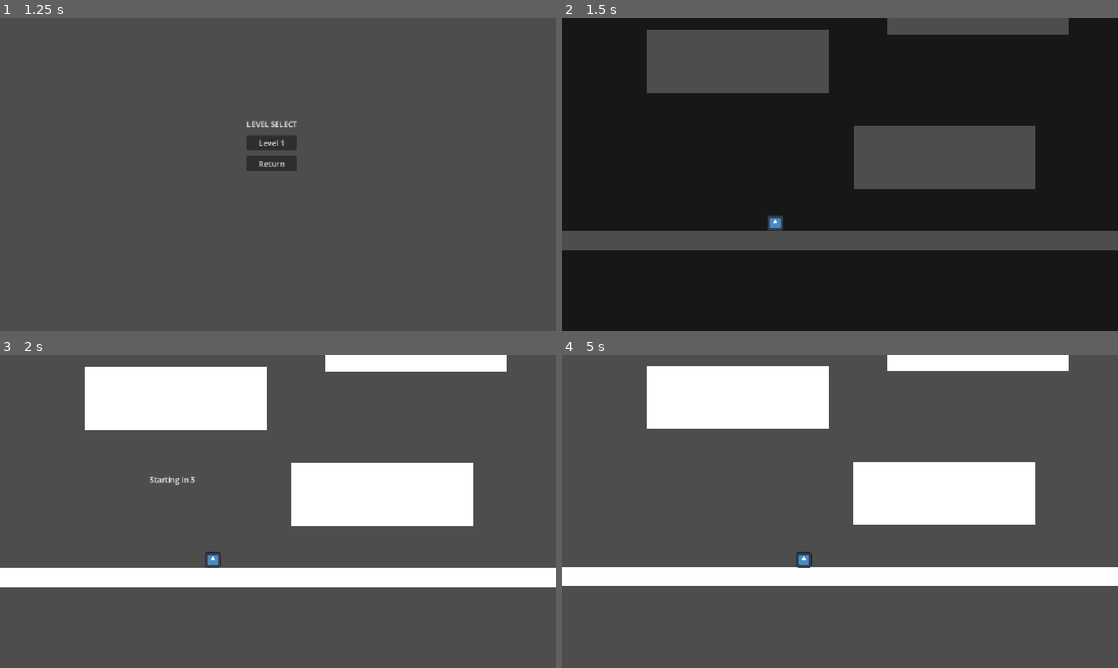
Above: before the commit, frames 1-4 (two rows, left to right).
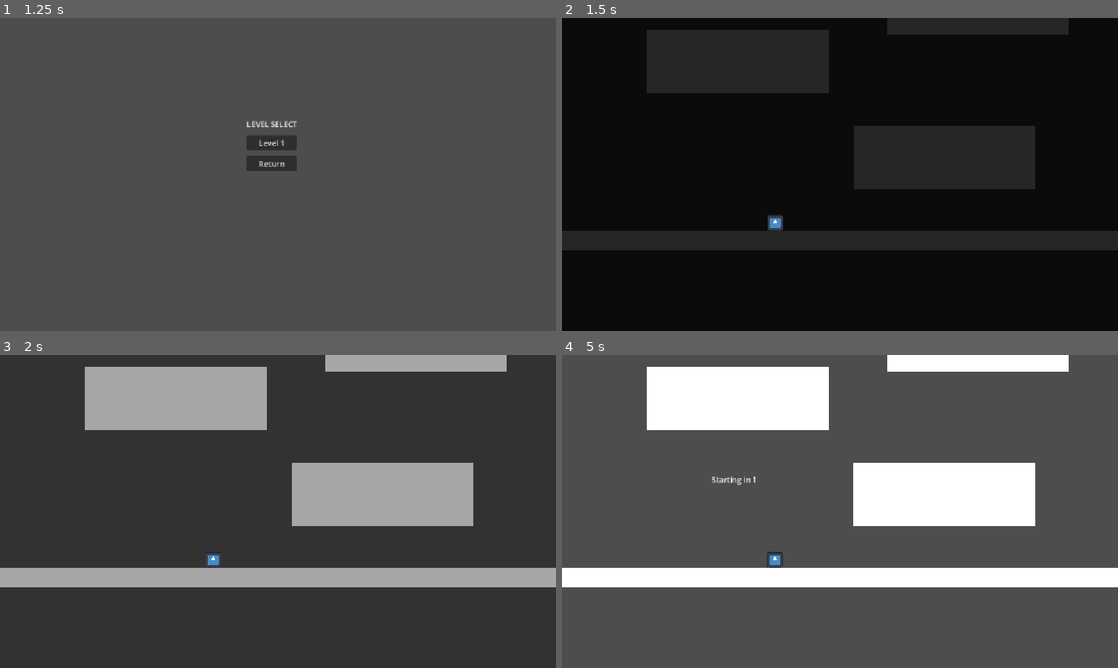
Above: after the commit, the same moments.

Repository: blocks1245/icecubes-gmtk-2026
Game: Godot game, scene res://Scenes/main_menu.tscn
The game is run twice, just before and just after one commit, with the same random seed, the same clock (stepped at 60 frames per second) and the same inputs. The engine's default icon, where the game draws it, is replaced by a stand-in: a white triangle on a blue panel in a dark square.
Inputs:
- Up to frame 1 (1.25 s): click "Level Select" at 0.5 s
- Up to frame 2 (1.5 s): click "Level 1" at 1.25 s
- Up to frame 3 (2 s): no input
- Up to frame 4 (5 s): tap Enter (ui_accept) at 2, 2.27, 2.75, 3.02, 3.5, 4.25, 4.52 s

Frame 1 is identical in both runs. In frame 2, 21% of the frame differs, in the area x 0-100%, y 0-75%; in frame 3, 100%, in the area x 0-100%, y 0-100%; in frame 4, 1.4%.

Commit message:
end timer and countdown

Diff:
--- a/Scenes/level.tscn
+++ b/Scenes/level.tscn
@@ -19,7 +19,6 @@
 
 [sub_resource type="Animation" id="Animation_6phgx"]
 resource_name = "Fade_from_black"
-length = 0.5
 tracks/0/type = "value"
 tracks/0/imported = false
 tracks/0/enabled = true
@@ -27,7 +26,7 @@
 tracks/0/interp = 1
 tracks/0/loop_wrap = true
 tracks/0/keys = {
-"times": PackedFloat32Array(0, 0.5),
+"times": PackedFloat32Array(0, 1),
 "transitions": PackedFloat32Array(1, 1),
 "update": 0,
 "values": [Color(0, 0, 0, 1), Color(0, 0, 0, 0)]
@@ -39,7 +38,7 @@
 tracks/1/interp = 1
 tracks/1/loop_wrap = true
 tracks/1/keys = {
-"times": PackedFloat32Array(0, 0.5),
+"times": PackedFloat32Array(0, 1),
 "transitions": PackedFloat32Array(1, 1),
 "update": 1,
 "values": [true, false]
@@ -162,10 +161,10 @@
 
 [node name="ColorRect" type="ColorRect" parent="GameCamera" unique_id=1820087925]
 custom_minimum_size = Vector2(100, 100)
-offset_left = -575.0
-offset_top = -325.0
-offset_right = 577.0
-offset_bottom = 328.0
+offset_left = -594.0
+offset_top = -340.0
+offset_right = 611.0
+offset_bottom = 346.0
 color = Color(0, 0, 0, 1)
 
 [node name="Player" parent="." unique_id=1450827021 instance=ExtResource("1_tumq0")]
